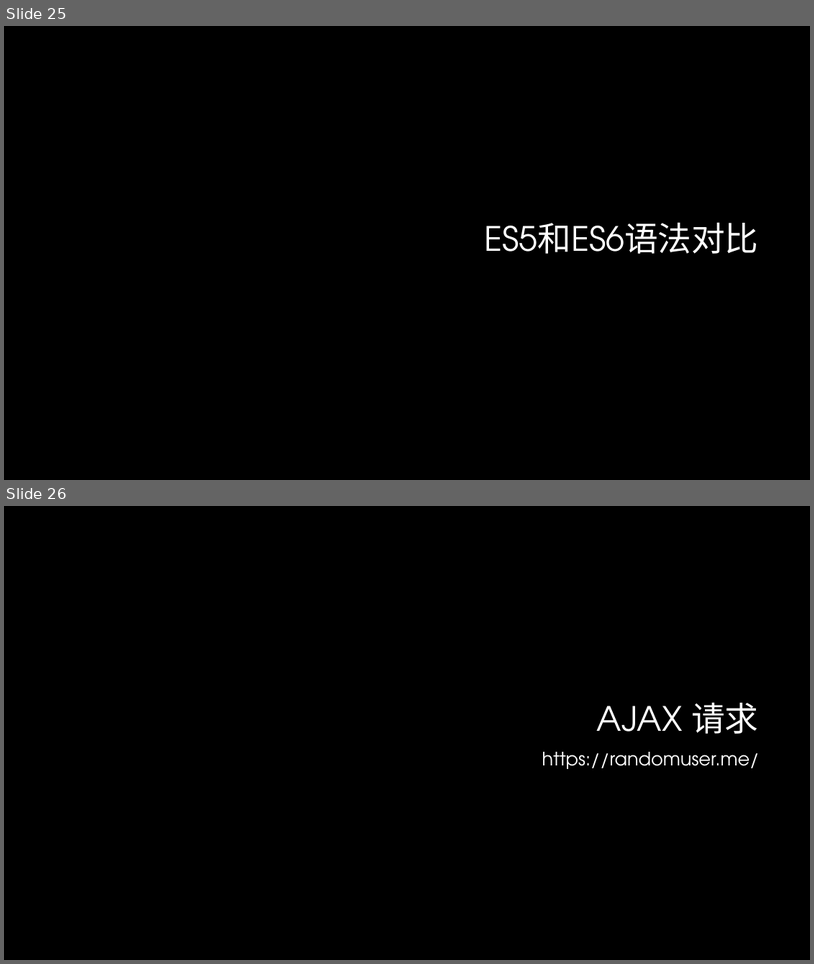
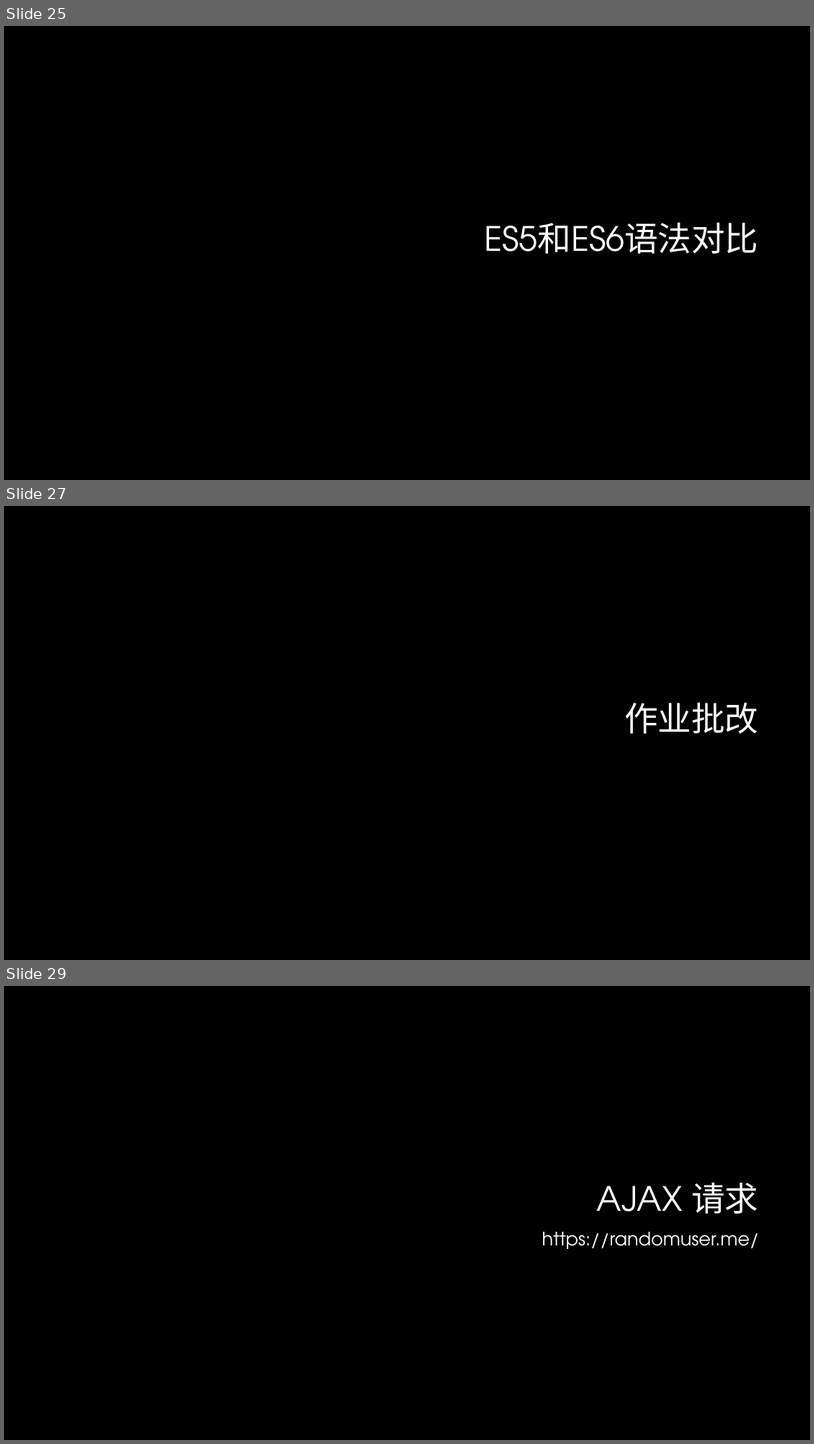
Before and after one commit to lee813/ECVFrontend, a slide deck: 前端课程.pptx. Shown one above the other, each under a label of ours: slides 25 and 26 before the commit, slides 25, 27 and 29 after it; the slides between them are not shown. The pictures are 814x964 and 814x1444 pixels, drawn with LibreOffice and Linux fonts; fonts in the diff are those of the drawing; background and template pictures are left out. Boxes give left, top, right and bottom in pixels: in the first picture for what was removed or moved away, otherwise in the second. Text is boxed around its words. In the diff, an @@ line names an element or a change of style, - is before the commit and + after.

```diff
--- a/前端课程.pptx
+++ b/前端课程.pptx
@@ slide 27 added at <box>4,506,810,960</box>, background #000000 @@
@@ title added at <box>625,702,759,734</box>, 40 pt, text #FFFFFF @@
+作业批改
@@ what was slide 26 is now slide 29 @@
```
Also in this commit, not shown: 1 slide changed, 3 other slides added, 6 other files.
